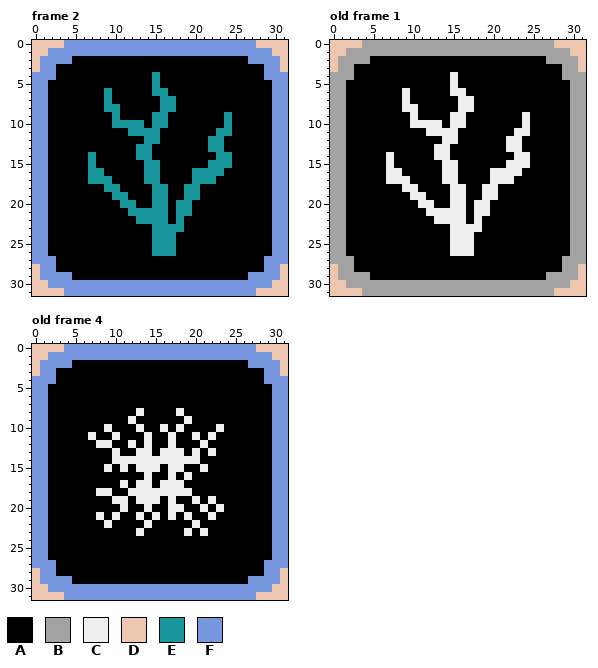
Edited in one commit: pixel-art file (td/assets/buttons.aseprite). Above, as it was before the edit.
32x32 pixels, 4 frames. Shown: frame 2, old frame 1, old frame 4.
Palette (. is transparent): A #000000  B #a3a3a3  C #eeeeee  D #edc7b0  E #19959c  F #7696de
And afterwards:
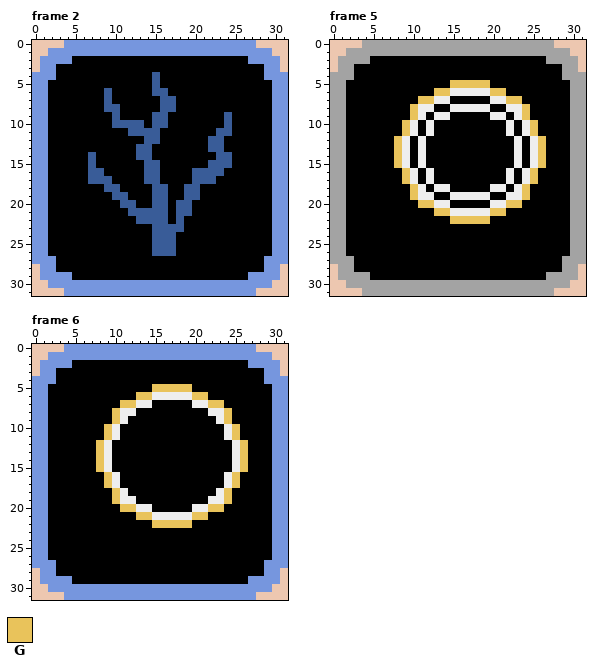
Colours new in this view: G #e9c35b
A new or re-ordered frame is compared with the old frame closest to it.
Difference:
frames 4 -> 6
colour E: #19959c -> #395c98
Changed rows in their new state; - is a pixel that keeps its letter.
Frame 5 is new; against old frame 1, layer "icon":
first column x 7:
 4 --------A-----------
 5 --------GGGGG-------
 6 --A---GG--CCCGG-----
 7 --A-GGCC-AA--CCGG---
 8 --AGCC--C--CC--CCG--
 9 ---GC-CCAA---CC-CG--
10 --G-A-A-AA-----C--G-
11 --GC--AAA------CA-G-
12 -GC-C--AA------A--CG
13 -GC-C-AA-------A--CG
14 AGC-C-AA---------ACG
15 AGC-C--AA------A-ACG
16 AAGC-C-AA----AA-ACG-
17 AAGC-C-AA----AA--CG-
18 --AGC-CCAA--A-C-CG--
19 ---G-C----CC-A-CCG--
20 ----GGCCAA-AACCGG---
21 -----AGG--C--GG-----
22 ------AAGGGGG-------
23 --------AAAA--------
24 --------AAA---------
25 --------AAA---------
26 --------AAA---------
Frame 6 is new; against old frame 4, layer "icon":
first column x 7:
 5 --------GGGGG-------
 6 ------GGCCCCCGG-----
 7 ----GGCC-----CCGG---
 8 ---GCCA----A---CCG--
 9 ---GCA------A---CG--
10 --GC--A--A-A----ACG-
11 A-G----A--A--A-A-CG-
12 -G---A-A--A---A---CG
13 -GCA--AA-AAA-A-A--CG
14 -GCAAAAAAAAAAA----CG
15 -G--A-AAA-AA--A---CG
16 --GC---A--A-A----CG-
17 --GCA-AA-AAA-----CG-
18 -AAGCAAAAAAAA---CG--
19 ---G-CAAA-A--A--CG--
20 ----GGC---AA-C-GG---
21 -A-A--GG-C-C-GGA----
22 --A----AGGGGGA------
23 ------A-----A-A-----
Where, in picture pixels (left, top, right, bottom), the same in both pictures:
changed: (88, 72, 232, 256)
changed: (386, 72, 546, 256)
changed: (88, 384, 248, 536)
